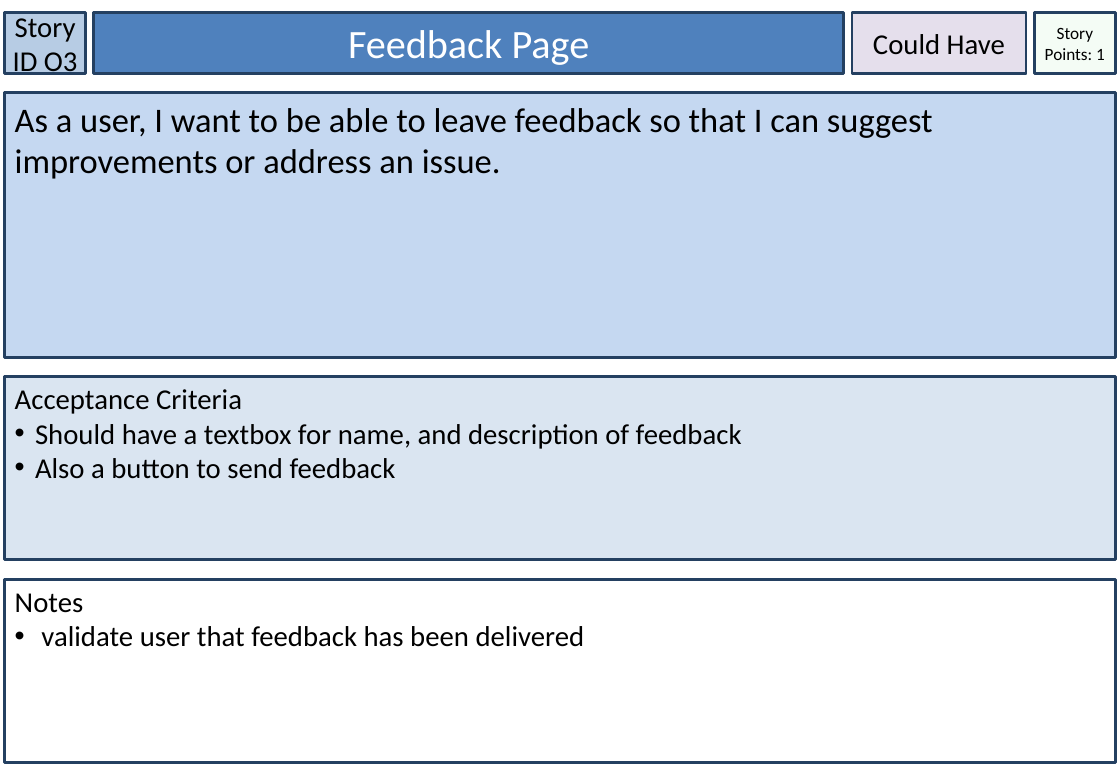
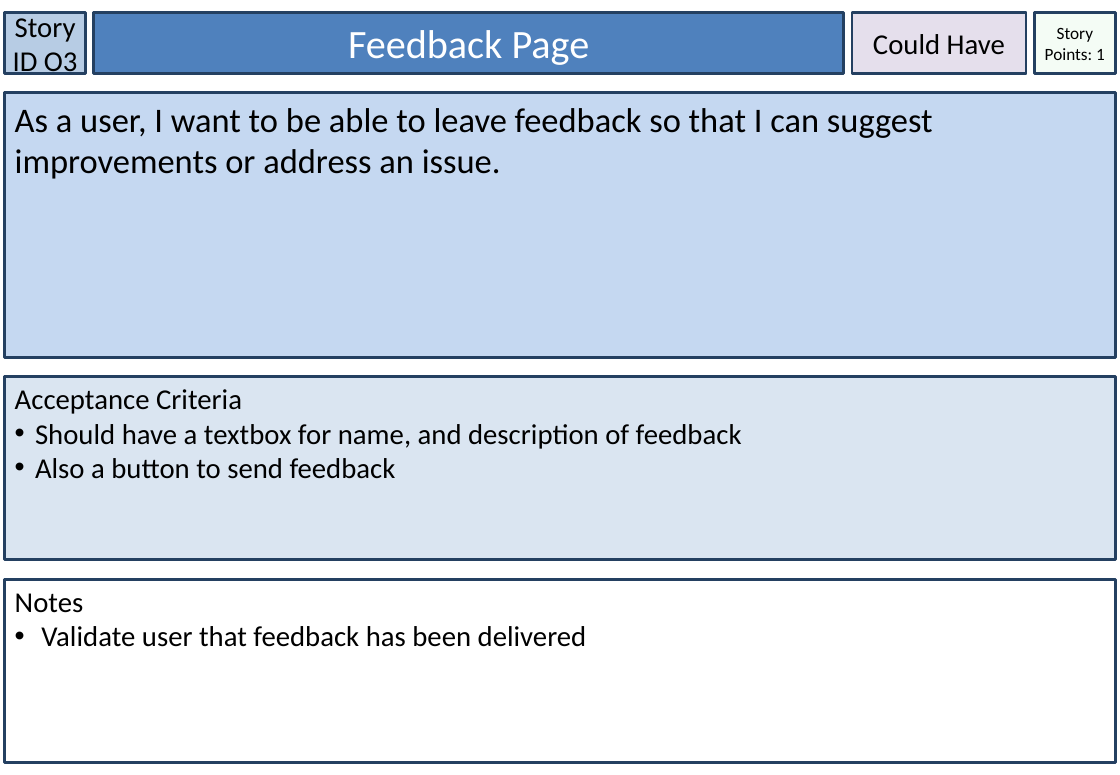
Before and after one commit to LaineBuraga/Discover-Brisbane, a slide deck: slide 13 of User Stories.pptx. Drawn at 1120x775 pixels with LibreOffice and Linux fonts; fonts in the diff are those of the drawing. Boxes give left, top, right and bottom in pixels: in the first picture for what was removed or moved away, otherwise in the second. Text is boxed around its words. In the diff, an @@ line names an element or a change of style, - is before the commit and + after.

```diff
--- a/User Stories.pptx
+++ b/User Stories.pptx
@@ text in rectangle at (x1=41, y1=626, x2=587, y2=647): text changed @@
-• validate user that feedback has been delivered
+• Validate user that feedback has been delivered
```
Also in this commit, not shown: 6 other slides changed, 2 other files.
